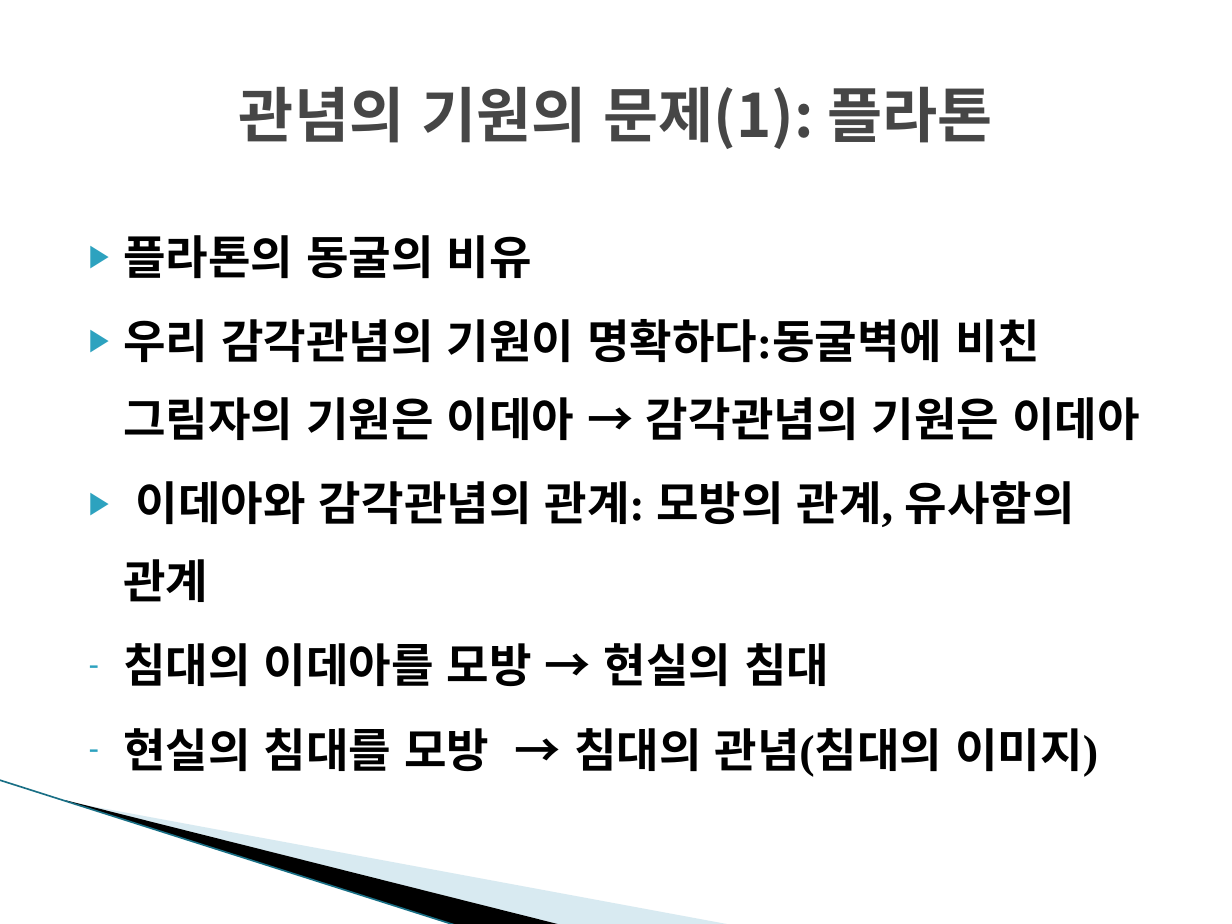
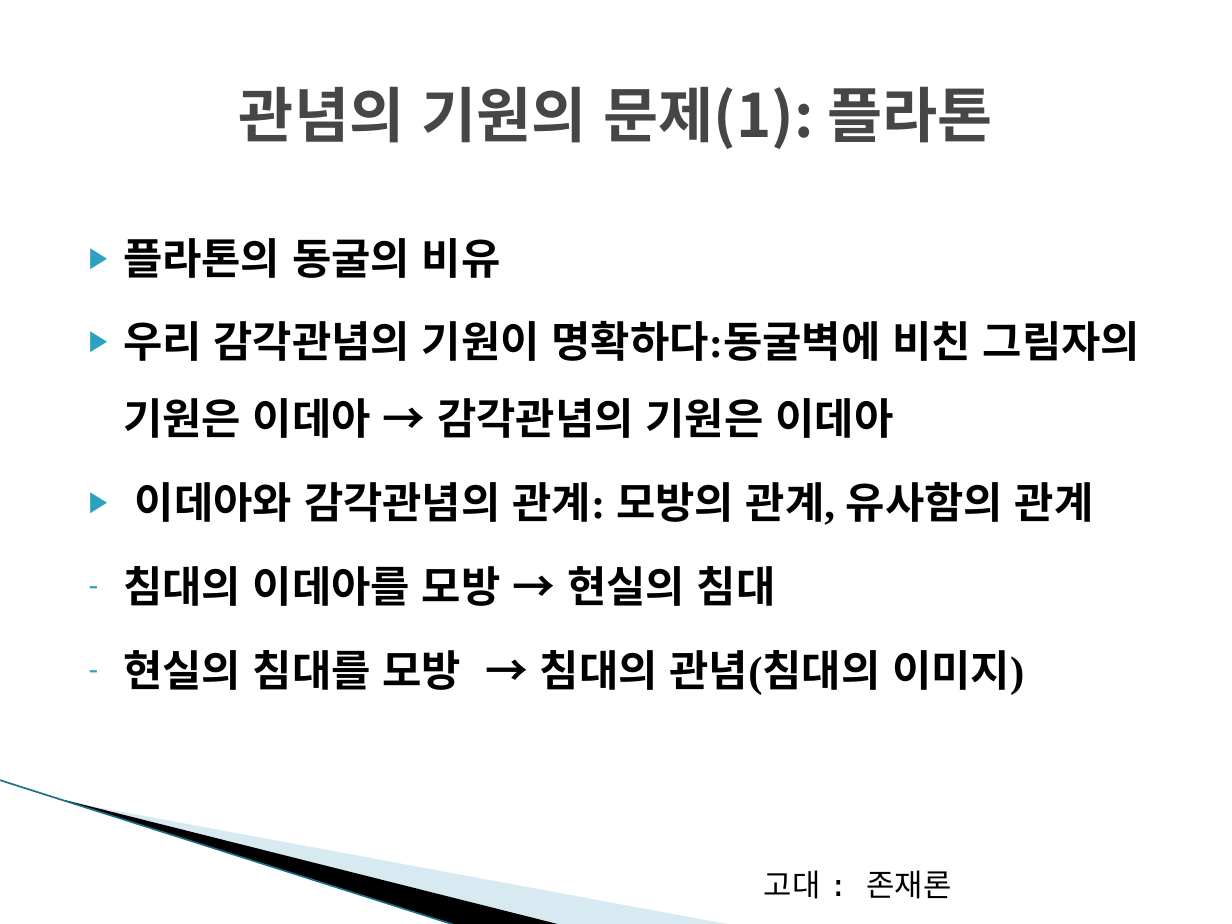
Before and after one commit to dw5450/3rd_grade_study, a slide deck: slide 27 of 윤리와철학/6주%28플라톤 데카르트 매트릭스%29.pptx. Drawn at 1232x924 pixels with LibreOffice and Linux fonts; fonts in the diff are those of the drawing; background and template pictures are left out. Boxes give left, top, right and bottom in pixels: in the first picture for what was removed or moved away, otherwise in the second. Text is boxed around its words. In the diff, an @@ line names an element or a change of style, - is before the commit and + after.

```diff
--- a/윤리와철학/6주%28플라톤 데카르트 매트릭스%29.pptx
+++ b/윤리와철학/6주%28플라톤 데카르트 매트릭스%29.pptx
@@ text "플라톤의 동굴의 비유" at bbox=[123, 238, 1140, 695]: size 27 to 25 pt; line spacing 1.4 to 1.5 @@
@@ text added at bbox=[764, 870, 951, 899], 18 pt, text #000000 @@
+고대 : 존재론
```
Also in this commit, not shown: 10 other slides changed, 39 other files.
